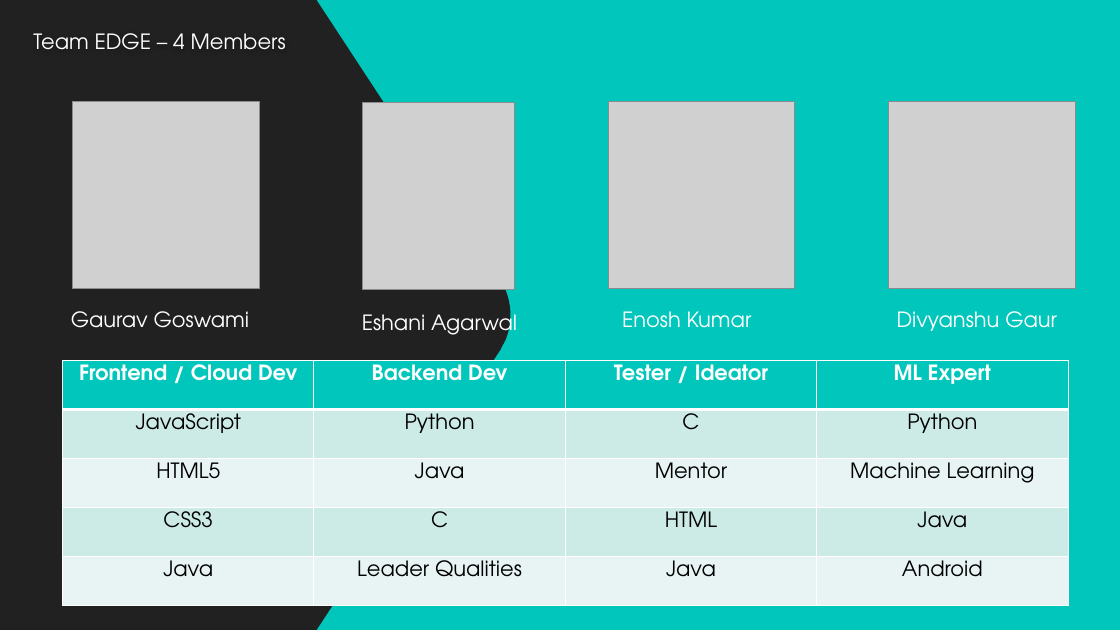
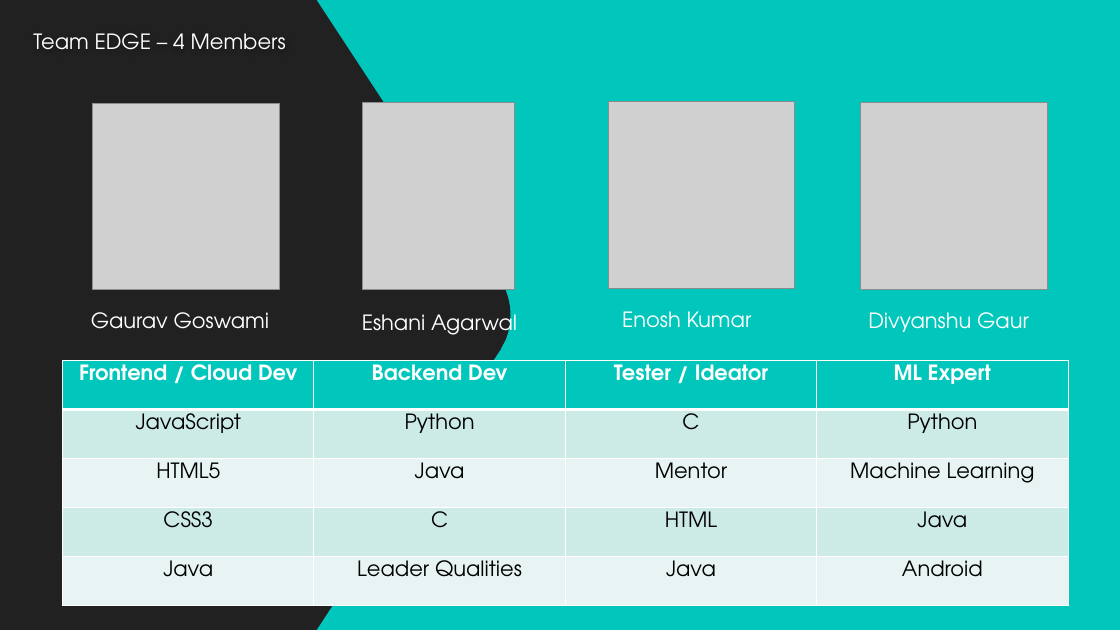
Before and after one commit to gary1998/ibm-hackathon-2019, a slide deck: slide 2 of presentation.pptx. Drawn at 1120x630 pixels with LibreOffice and Linux fonts; fonts in the diff are those of the drawing; grey boxes stand for pictures; background and template pictures are left out. Boxes give left, top, right and bottom in pixels: in the first picture for what was removed or moved away, otherwise in the second. Text is boxed around its words. In the diff, an @@ line names an element or a change of style, - is before the commit and + after.

```diff
--- a/presentation.pptx
+++ b/presentation.pptx
@@ picture: place and size @@
-picture at [73, 102, 260, 288]
+picture at [92, 103, 279, 290]
@@ picture: place and size @@
-picture at [888, 102, 1075, 289]
+picture at [860, 103, 1048, 290]
@@ text "Gaurav Goswami": place and size @@
-text "Gaurav Goswami" at [71, 311, 249, 328]
+text "Gaurav Goswami" at [91, 312, 269, 329]
@@ text "Divyanshu Gaur": place and size @@
-text "Divyanshu Gaur" at [897, 311, 1057, 331]
+text "Divyanshu Gaur" at [868, 312, 1029, 332]
```
Also in this commit, not shown: 2 other slides changed, 3 slides added, 1 slide removed.
